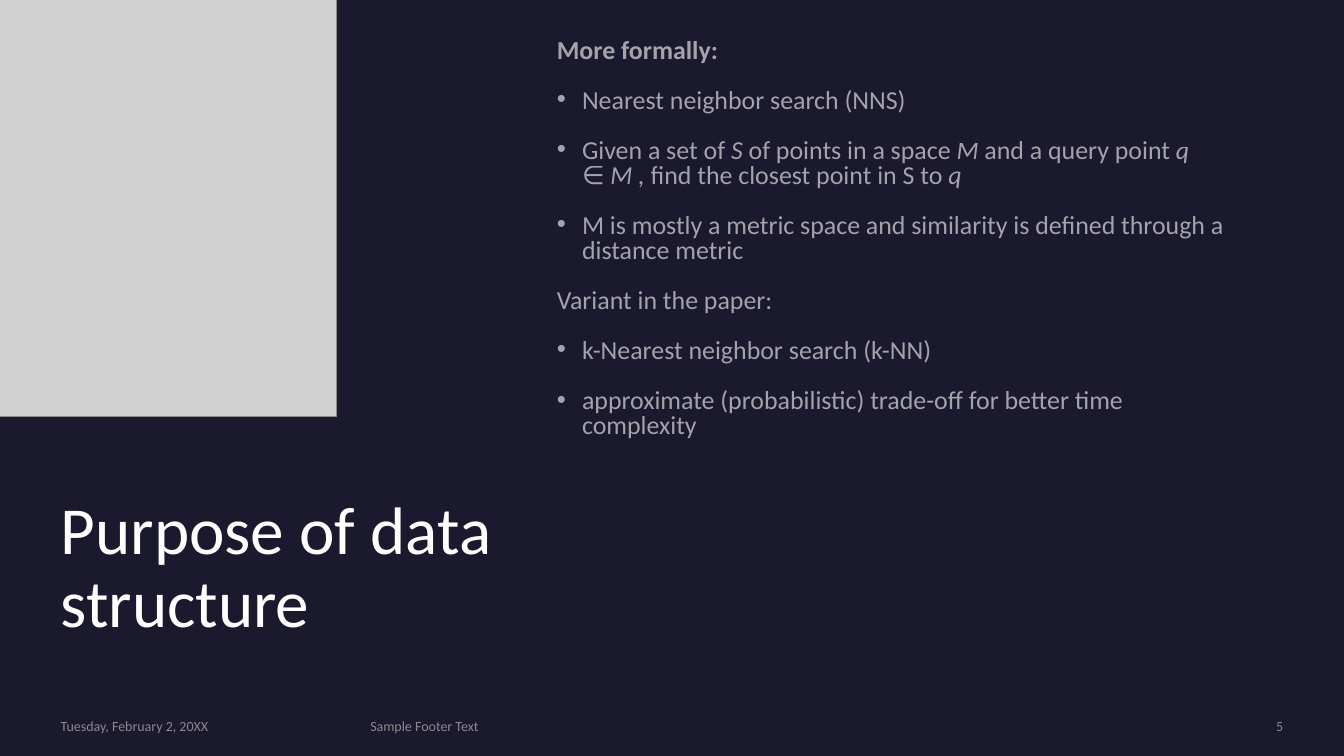
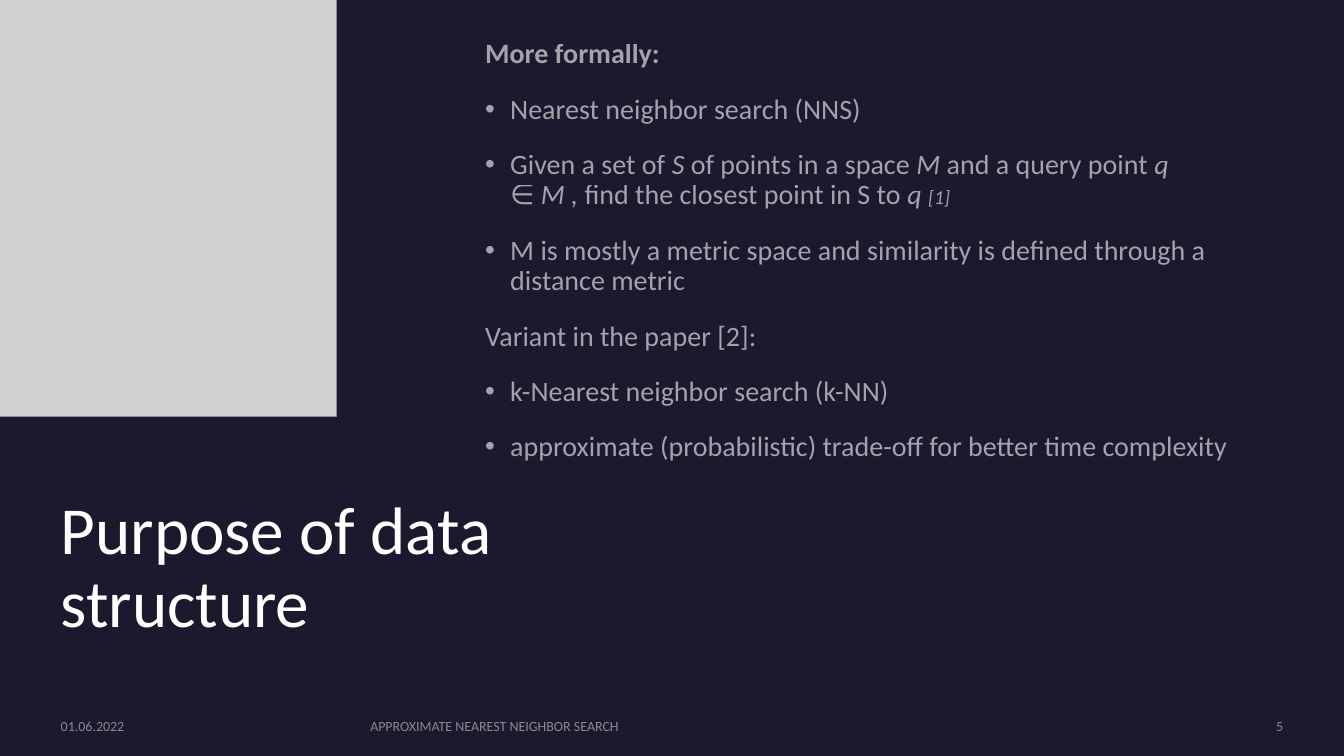
Before and after one commit to Ra0R/approximate-nearest-neighbor, a slide deck: slide 5 of presentation.pptx. Drawn at 1344x756 pixels with LibreOffice and Linux fonts; fonts in the diff are those of the drawing; grey boxes stand for pictures. Boxes give left, top, right and bottom in pixels: in the first picture for what was removed or moved away, otherwise in the second. Text is boxed around its words. In the diff, an @@ line names an element or a change of style, - is before the commit and + after.

```diff
--- a/presentation.pptx
+++ b/presentation.pptx
@@ text at (485, 44, 1227, 461): size 18.5 to 20 pt in "More formally:", "Nearest neighbor search (NNS)", "M is mostly a metric space and ...", "k-Nearest neighbor search (k-NN)" and 1 more places; line spacing 0.8 to 0.9 @@
@@ text "More formally:": place and size @@
-text "More formally:" at (557, 41, 1223, 438)
+text "More formally:" at (485, 44, 1227, 461)
@@ text at (510, 155, 1168, 209): text changed; size 18.5 to 20 pt @@
-• Given a set of S of points in a space M and a query point q ∈ M , find the closest point in S to q
+• Given a set of S of points in a space M and a query point q ∈ M , find the closest point in S to q [1]
@@ text at (485, 326, 756, 351): text changed; size 18.5 to 20 pt @@
-Variant in the paper:
+Variant in the paper [2]:
@@ text at (61, 722, 125, 731): text changed @@
-Tuesday, February 2, 20XX
+01.06.2022
@@ text at (370, 722, 619, 731): text changed @@
-Sample Footer Text
+APPROXIMATE NEAREST NEIGHBOR SEARCH
```
Also in this commit, not shown: 12 other slides changed, 1 slide added, 1 slide removed, 2 other files.
